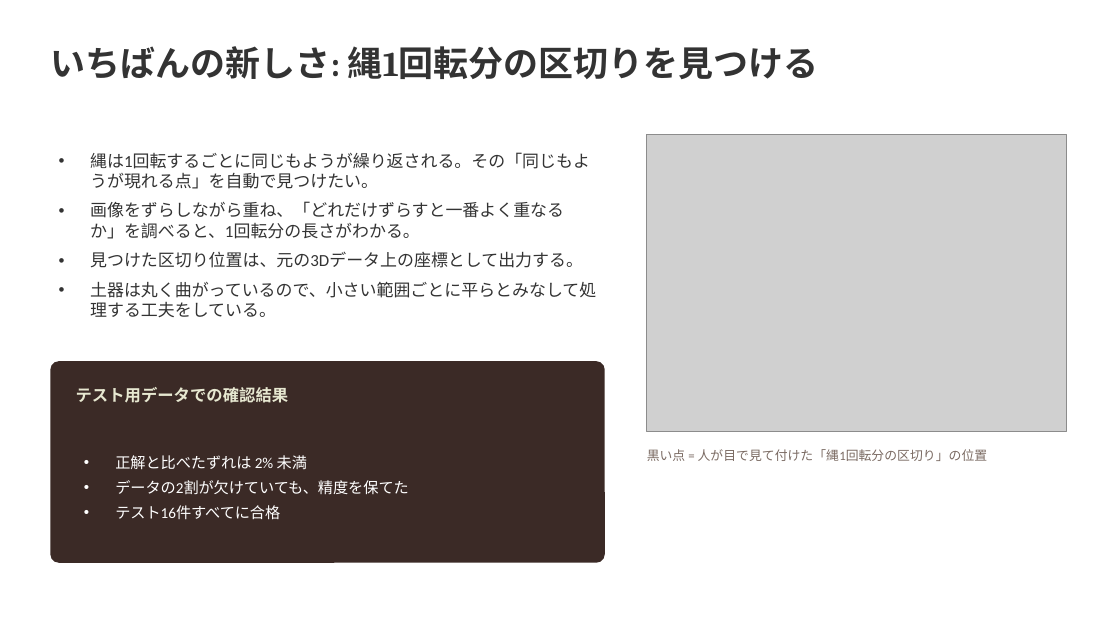
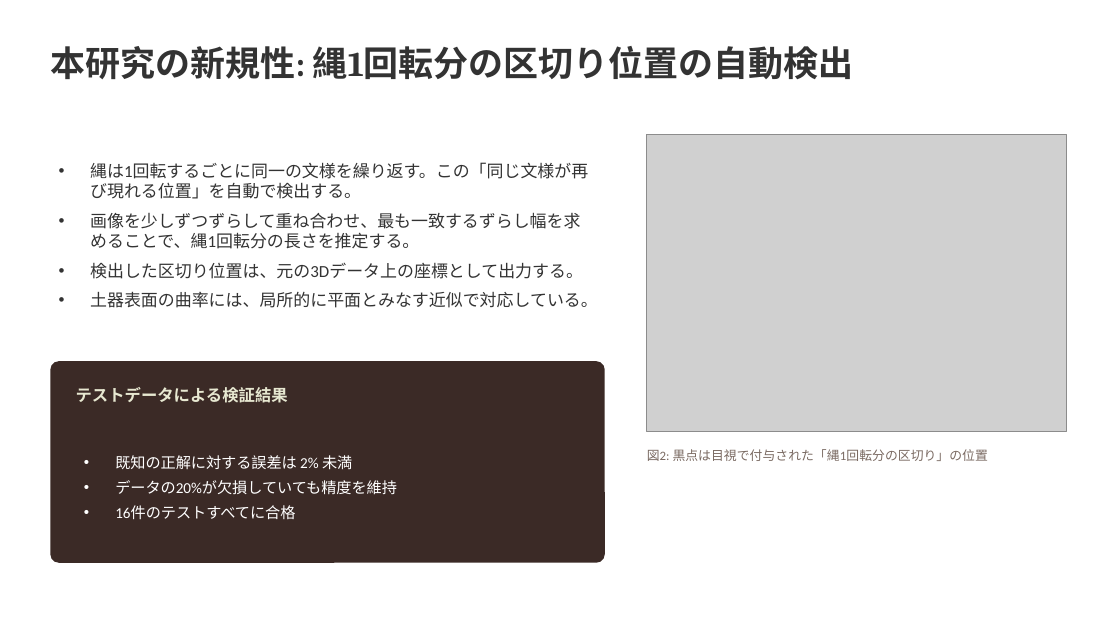
Before and after one commit to Ryusan09/MultivariatAanalysis, a slide deck: slide 4 of 13/第13回発表_修士研究と大規模計算.pptx. Drawn at 1120x630 pixels with LibreOffice and Linux fonts; fonts in the diff are those of the drawing; grey boxes stand for pictures. Boxes give left, top, right and bottom in pixels: in the first picture for what was removed or moved away, otherwise in the second. Text is boxed around its words. In the diff, an @@ line names an element or a change of style, - is before the commit and + after.

```diff
--- a/13/第13回発表_修士研究と大規模計算.pptx
+++ b/13/第13回発表_修士研究と大規模計算.pptx
@@ text at (50, 46, 854, 79): text changed @@
-いちばんの新しさ: 縄1回転分の区切りを見つける
+本研究の新規性: 縄1回転分の区切り位置の自動検出
@@ text at (90, 162, 598, 308): text changed @@
-• 縄は1回転するごとに同じもようが繰り返される。その「同じもようが現れる点」を自動で見つけたい。
-• 画像をずらしながら重ね、「どれだけずらすと一番よく重なるか」を調べると、1回転分の長さがわかる。
-• 見つけた区切り位置は、元の3Dデータ上の座標として出力する。
-• 土器は丸く曲がっているので、小さい範囲ごとに平らとみなして処理する工夫をしている。
+• 縄は1回転するごとに同一の文様を繰り返す。この「同じ文様が再び現れる位置」を自動で検出する。
+• 画像を少しずつずらして重ね合わせ、最も一致するずらし幅を求めることで、縄1回転分の長さを推定する。
+• 検出した区切り位置は、元の3Dデータ上の座標として出力する。
+• 土器表面の曲率には、局所的に平面とみなす近似で対応している。
@@ text at (76, 387, 288, 403): text changed @@
-テスト用データでの確認結果
+テストデータによる検証結果
@@ text at (647, 449, 988, 461): text changed @@
-黒い点 = 人が目で見て付けた「縄1回転分の区切り」の位置
+図2: 黒点は目視で付与された「縄1回転分の区切り」の位置
@@ text at (115, 455, 397, 519): text changed @@
-• 正解と比べたずれは 2% 未満
-• データの2割が欠けていても、精度を保てた
-• テスト16件すべてに合格
+• 既知の正解に対する誤差は 2% 未満
+• データの20%が欠損していても精度を維持
+• 16件のテストすべてに合格
```
Also in this commit, not shown: 8 other slides changed.
